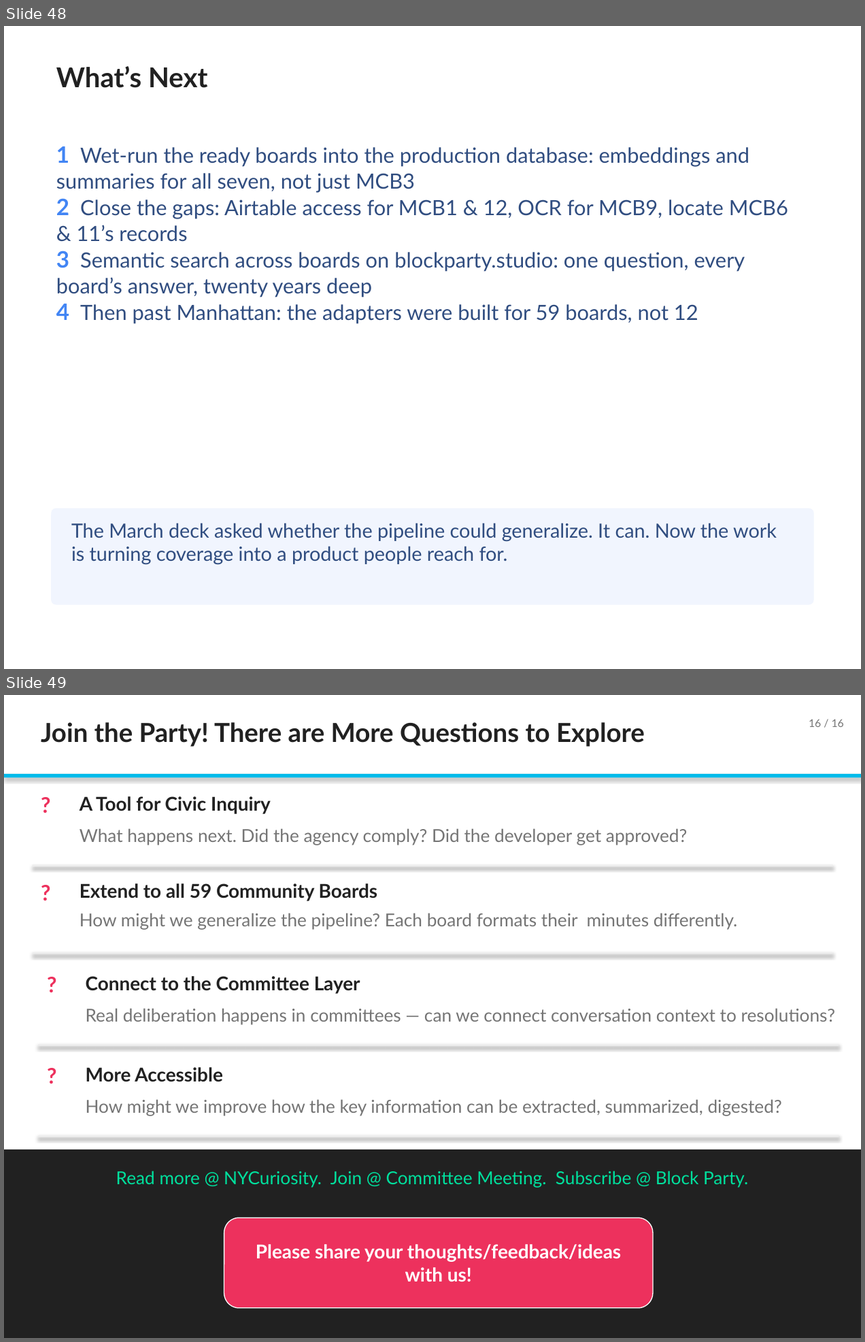
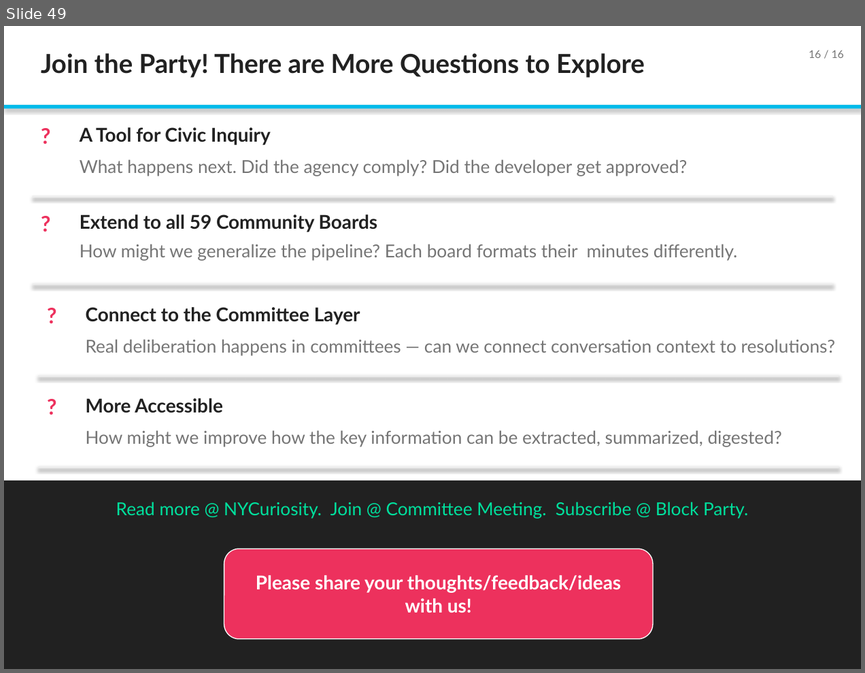
Before and after one commit to TalR24/nycur-data-website, a slide deck: cb-resolutions/block_party_july2026/Building_an_AI_Knowledge_Base_for_NYC_Community_Boards_July2026.pptx. Shown one above the other, each under a label of ours: slides 48 and 49 before the commit, slide 49 after it. The pictures are 865x1342 and 865x673 pixels, drawn with LibreOffice and Linux fonts; fonts in the diff are those of the drawing. Boxes give left, top, right and bottom in pixels: in the first picture for what was removed or moved away, otherwise in the second. Text is boxed around its words. In the diff, an @@ line names an element or a change of style, - is before the commit and + after.

```diff
--- a/cb-resolutions/block_party_july2026/Building_an_AI_Knowledge_Base_for_NYC_Community_Boards_July2026.pptx
+++ b/cb-resolutions/block_party_july2026/Building_an_AI_Knowledge_Base_for_NYC_Community_Boards_July2026.pptx
@@ slide 48 removed at (x1=4, y1=26, x2=861, y2=669), background #FFFFFF @@
@@ text removed at (x1=56, y1=66, x2=208, y2=88) @@
-What’s Next
@@ text removed at (x1=56, y1=146, x2=788, y2=324) @@
-1 Wet-run the ready boards into the production database: embeddings and summaries for all seven, not just MCB3
-2 Close the gaps: Airtable access for MCB1 & 12, OCR for MCB9, locate MCB6 & 11’s records
-3 Semantic search across boards on blockparty.studio: one question, every board’s answer, twenty years deep
-4 Then past Manhattan: the adapters were built for 59 boards, not 12
@@ rounded rectangle removed at (x1=51, y1=507, x2=814, y2=603) @@
-The March deck asked whether the pipeline could generalize. It can. Now the work is turning coverage into a product people reach for.
```
Also in this commit, not shown: 12 slides added, 11 other slides removed.
